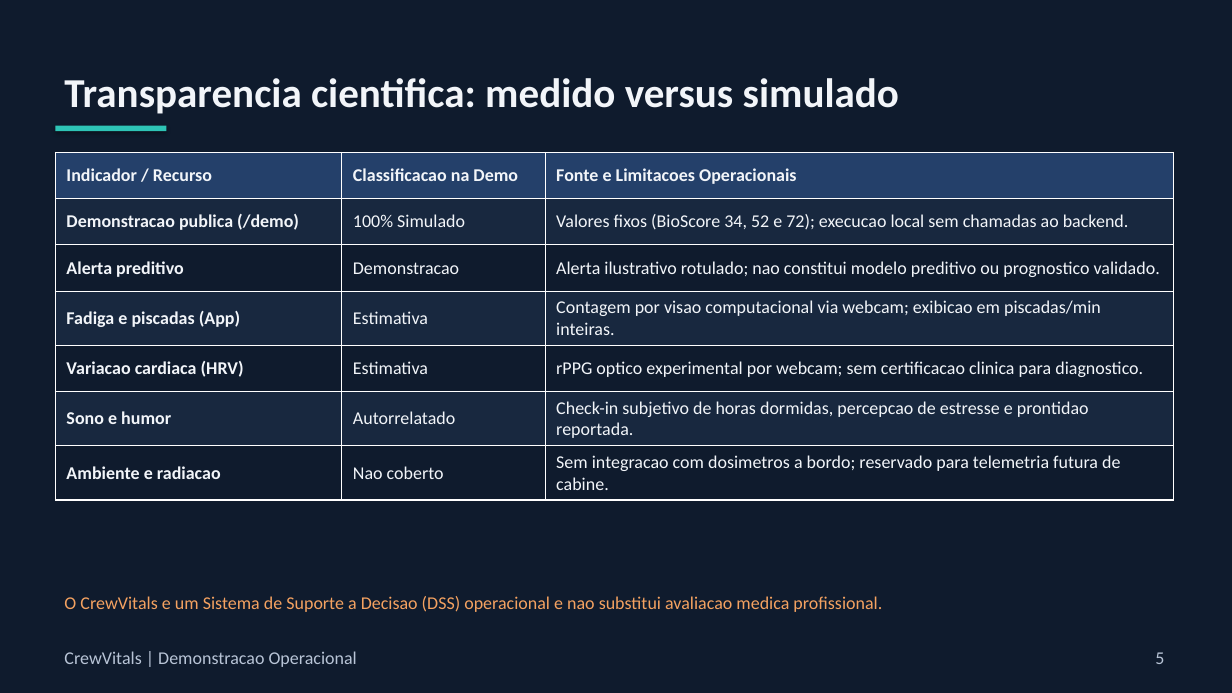
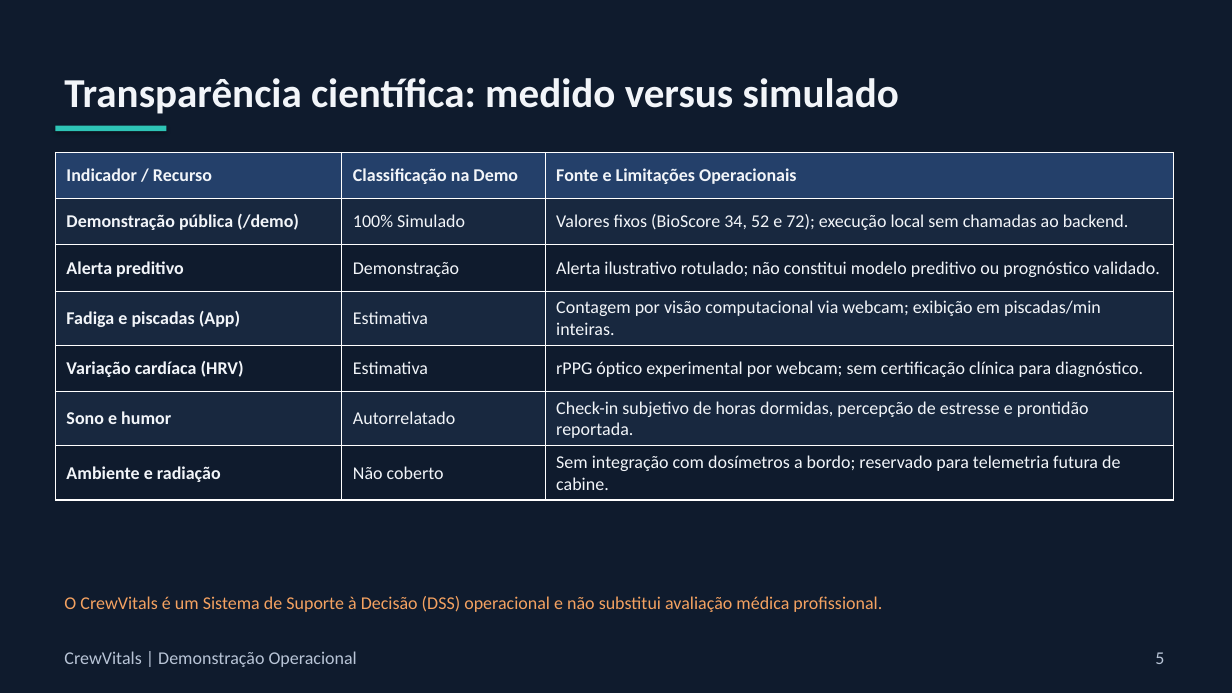
Before and after one commit to rodrigowindows/neuro-suite, a slide deck: slide 5 of docs/apresentacao/CrewVitals-Demo.pptx. Drawn at 1232x693 pixels with LibreOffice and Linux fonts; fonts in the diff are those of the drawing. Boxes give left, top, right and bottom in pixels: in the first picture for what was removed or moved away, otherwise in the second. Text is boxed around its words. In the diff, an @@ line names an element or a change of style, - is before the commit and + after.

Commit message:
fix(apresentacao): numeros reais da demo, botoes reais e acentuacao

```diff
--- a/docs/apresentacao/CrewVitals-Demo.pptx
+++ b/docs/apresentacao/CrewVitals-Demo.pptx
@@ text at [64, 78, 899, 114]: text changed @@
-Transparencia cientifica: medido versus simulado
+Transparência científica: medido versus simulado
@@ table at [55, 152, 1174, 494] @@
-row 1, column 2: Classificacao na Demo
+row 1, column 2: Classificação na Demo
-row 1, column 3: Fonte e Limitacoes Operacionais
+row 1, column 3: Fonte e Limitações Operacionais
-row 2, column 1: Demonstracao publica (/demo)
+row 2, column 1: Demonstração pública (/demo)
-row 2, column 3: Valores fixos (BioScore 34, 52 e 72); execucao local sem chamadas ao backend.
+row 2, column 3: Valores fixos (BioScore 34, 52 e 72); execução local sem chamadas ao backend.
-row 3, column 2: Demonstracao
+row 3, column 2: Demonstração
-row 3, column 3: Alerta ilustrativo rotulado; nao constitui modelo preditivo ou prognostico validado.
+row 3, column 3: Alerta ilustrativo rotulado; não constitui modelo preditivo ou prognóstico validado.
-row 4, column 3: Contagem por visao computacional via webcam; exibicao em piscadas/min inteiras.
+row 4, column 3: Contagem por visão computacional via webcam; exibição em piscadas/min inteiras.
-row 5, column 1: Variacao cardiaca (HRV)
+row 5, column 1: Variação cardíaca (HRV)
-row 5, column 3: rPPG optico experimental por webcam; sem certificacao clinica para diagnostico.
+row 5, column 3: rPPG óptico experimental por webcam; sem certificação clínica para diagnóstico.
-row 6, column 3: Check-in subjetivo de horas dormidas, percepcao de estresse e prontidao reportada.
+row 6, column 3: Check-in subjetivo de horas dormidas, percepção de estresse e prontidão reportada.
-row 7: Ambiente e radiacao | Nao coberto | Sem integracao com dosimetros a bordo; reservado para telemetria futura de cabine.
+row 7: Ambiente e radiação | Não coberto | Sem integração com dosímetros a bordo; reservado para telemetria futura de cabine.
@@ text at [64, 596, 882, 612]: text changed @@
-O CrewVitals e um Sistema de Suporte a Decisao (DSS) operacional e nao substitui avaliacao medica profissional.
+O CrewVitals é um Sistema de Suporte à Decisão (DSS) operacional e não substitui avaliação médica profissional.
@@ text at [64, 651, 357, 667]: text changed @@
-CrewVitals | Demonstracao Operacional
+CrewVitals | Demonstração Operacional
```
Also in this commit, not shown: 6 other slides changed, 3 other files.
